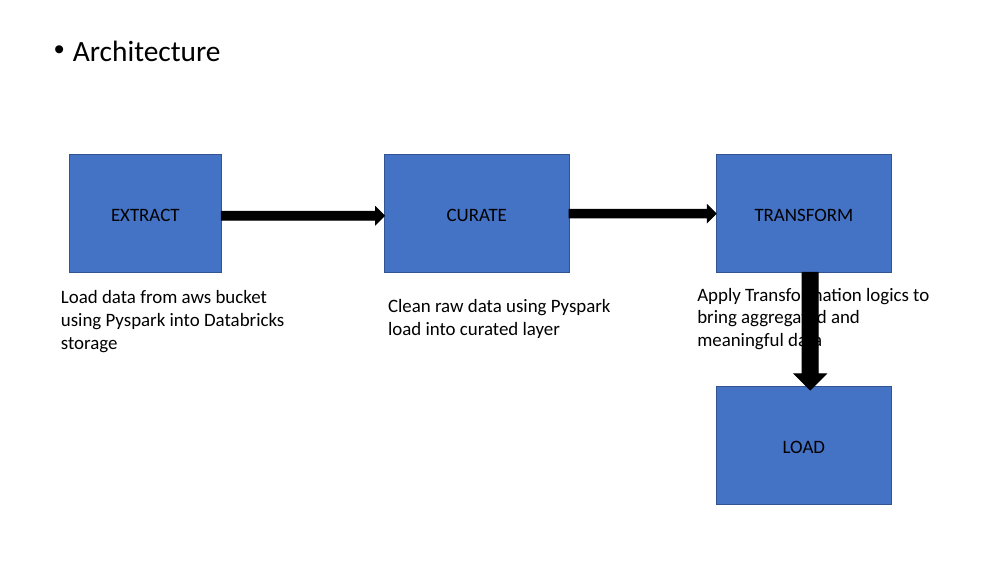
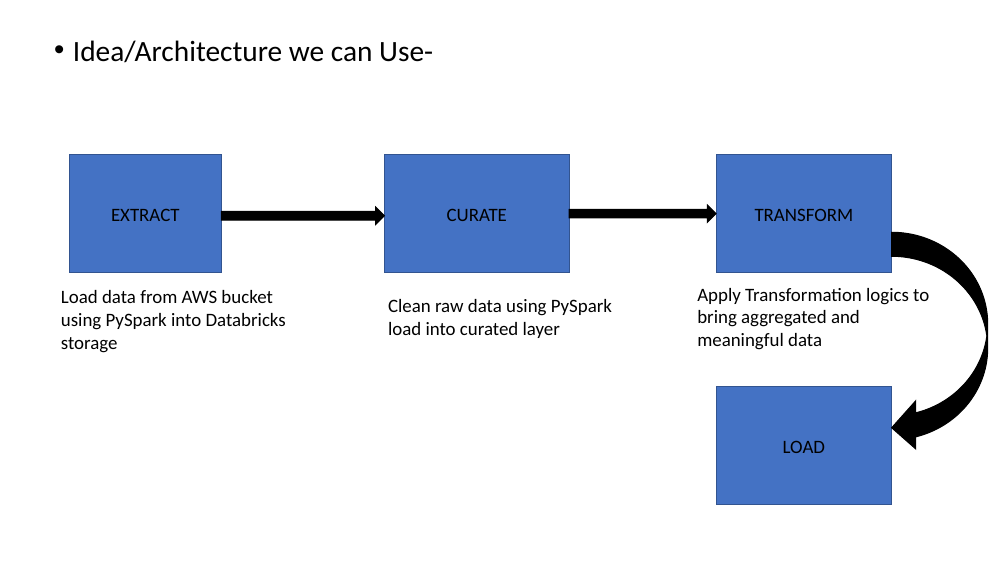
Before and after one commit to 92guptahimanshu/adidas, a slide deck: slide 3 of CaseStudyPPT.pptx. Drawn at 1008x567 pixels with LibreOffice and Linux fonts; fonts in the diff are those of the drawing. Boxes give left, top, right and bottom in pixels: in the first picture for what was removed or moved away, otherwise in the second. Text is boxed around its words. In the diff, an @@ line names an element or a change of style, - is before the commit and + after.

```diff
--- a/CaseStudyPPT.pptx
+++ b/CaseStudyPPT.pptx
@@ text at [73,40,433,63]: text changed @@
-• Architecture
+• Idea/Architecture we can Use-
@@ curved left arrow added at [892,232,988,451], fill #000000, outline #000000 1 pt @@
@@ text at [61,290,286,353]: text changed @@
-Load data from aws bucket using Pyspark into Databricks storage
+Load data from AWS bucket using PySpark into Databricks storage
@@ text at [388,299,612,338]: text changed @@
-Clean raw data using Pyspark load into curated layer
+Clean raw data using PySpark load into curated layer
@@ down arrow removed at [795,272,827,389] @@
```
Also in this commit, not shown: 2 other slides changed.
